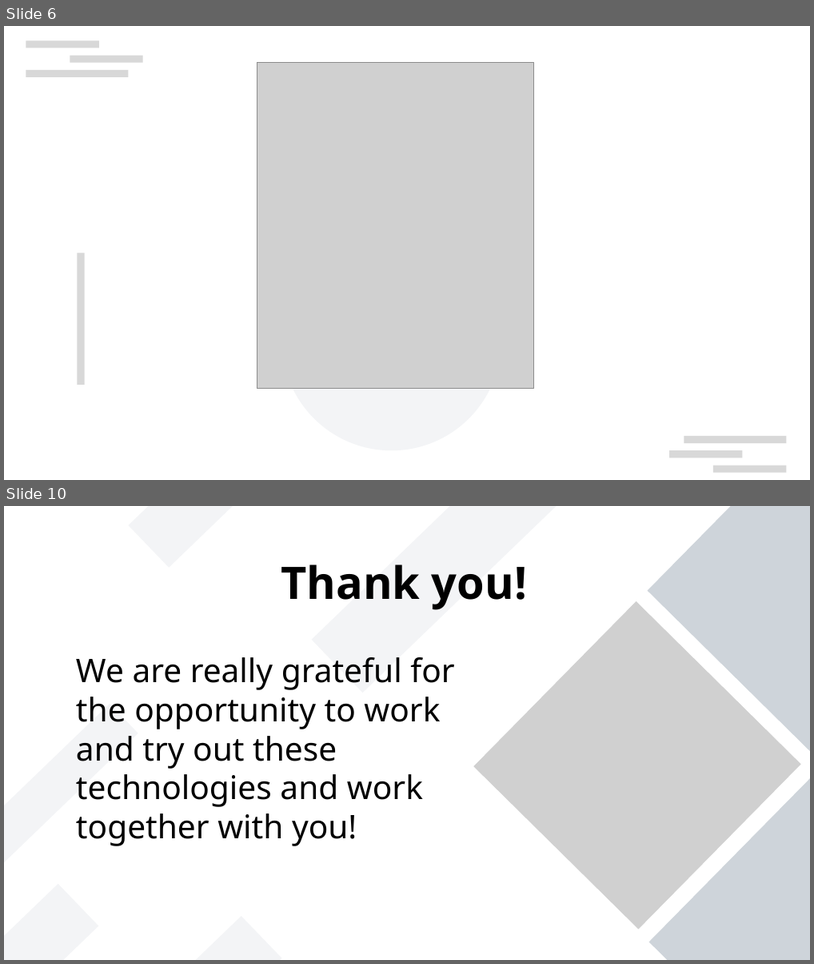
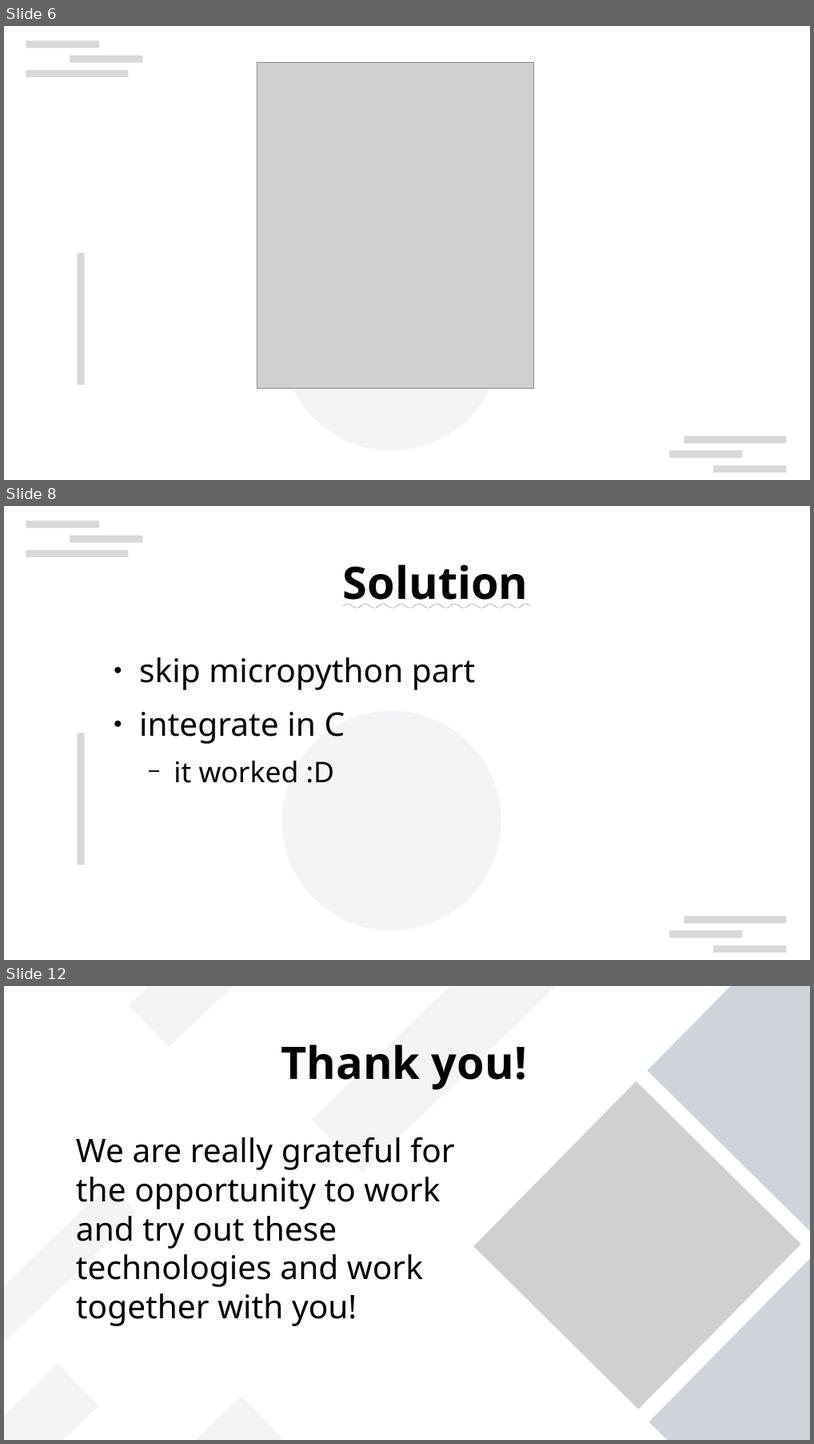
Before and after one commit to devLeitner/384.068-infineon, a slide deck: report/presentation.odp. Shown one above the other, each under a label of ours: slides 6 and 10 before the commit, slides 6, 8 and 12 after it; the slides between them are not shown. The pictures are 814x964 and 814x1444 pixels, drawn with LibreOffice and Linux fonts; fonts in the diff are those of the drawing; grey boxes stand for pictures; background and template pictures are left out. Boxes give left, top, right and bottom in pixels: in the first picture for what was removed or moved away, otherwise in the second. Text is boxed around its words. In the diff, an @@ line names an element or a change of style, - is before the commit and + after.

```diff
--- a/report/presentation.odp
+++ b/report/presentation.odp
@@ slide 8 added at (4, 506, 810, 960), background #FFFFFF; not listed: 8 template elements that a slide beside it also shows @@
@@ title added at (343, 564, 529, 608), 44 pt, text #000000, bold, underline @@
+Solution
@@ text added at (139, 657, 475, 783), 32 pt, text #000000 @@
+● skip micropython part
+● integrate in C
+  − it worked :D
@@ what was slide 10 is now slide 12 @@
```
Also in this commit, not shown: 2 slides changed, 4 other slides added, 3 slides removed, 1 other file.
